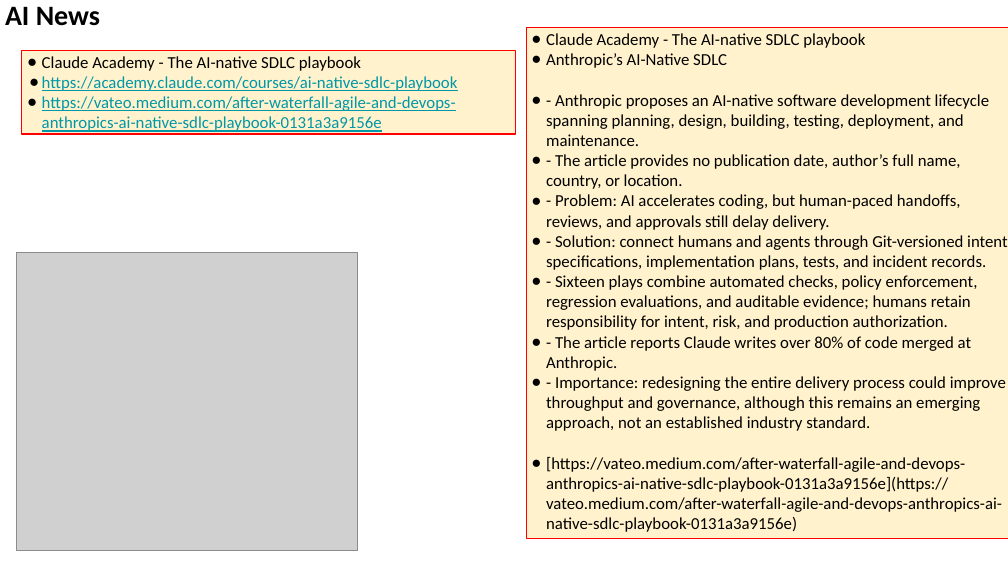
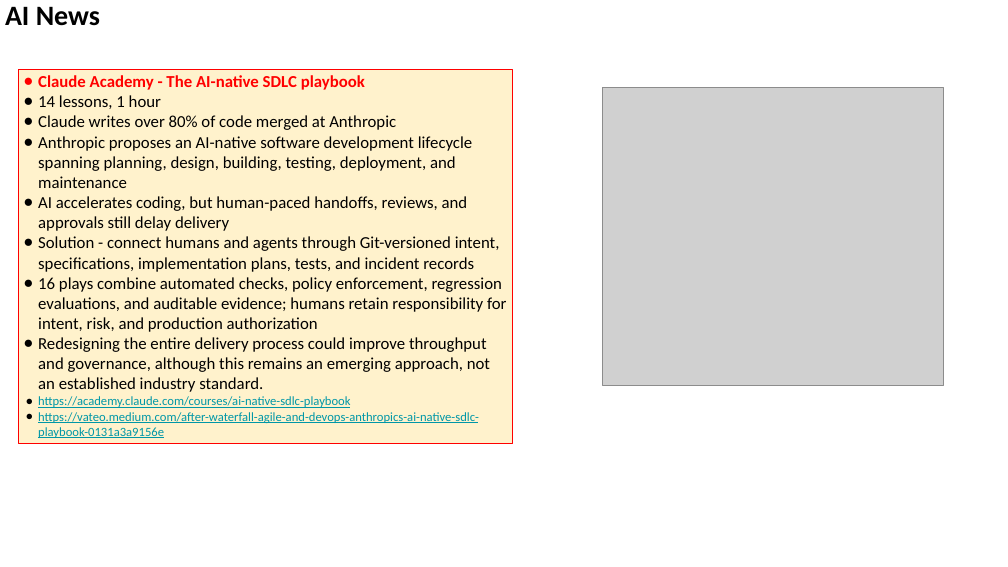
Before and after one commit to lselector/seminar, a slide deck: slide 10 of 2026/2026-10-30-AI-News.pptx (slide 9 before the commit). Drawn at 1008x567 pixels with LibreOffice and Linux fonts; fonts in the diff are those of the drawing; grey boxes stand for pictures. Boxes give left, top, right and bottom in pixels: in the first picture for what was removed or moved away, otherwise in the second. Text is boxed around its words. In the diff, an @@ line names an element or a change of style, - is before the commit and + after.

```diff
--- a/2026/2026-10-30-AI-News.pptx
+++ b/2026/2026-10-30-AI-News.pptx
@@ rectangle removed at (x1=22, y1=50, x2=516, y2=134) @@
-● Claude Academy - The AI-native SDLC playbook
-● https://academy.claude.com/courses/ai-native-sdlc-playbook
-● https://vateo.medium.com/after-waterfall-agile-and-devops-anthropics-ai-native-sdlc-playbook-0131a3a9156e
@@ rectangle "Claude Academy - The AI-native ..." resized from (x1=526, y1=28, x2=1008, y2=539) to (x1=18, y1=70, x2=512, y2=444) @@
@@ text in rectangle at (x1=38, y1=75, x2=365, y2=90): text colour #000000 to #FF0000, bold on in "Claude Academy - The AI-native SDLC playbook"; bullet colour #000000 to #FF0000 @@
@@ picture moved from (x1=17, y1=252, x2=358, y2=549) to (x1=603, y1=88, x2=943, y2=385) @@
@@ text in rectangle at (x1=38, y1=95, x2=506, y2=438): text changed @@
-● Anthropic’s AI-Native SDLC
-● - Anthropic proposes an AI-native software development lifecycle spanning planning, design, building, testing, deployment, and maintenance.
-● - The article provides no publication date, author’s full name, country, or location.
-● - Problem: AI accelerates coding, but human-paced handoffs, reviews, and approvals still delay delivery.
-● - Solution: connect humans and agents through Git-versioned intent, specifications, implementation plans, tests, and incident records.
-● - Sixteen plays combine automated checks, policy enforcement, regression evaluations, and auditable evidence; humans retain responsibility for intent, risk, and production authorization.
-● - The article reports Claude writes over 80% of code merged at Anthropic.
-● - Importance: redesigning the entire delivery process could improve throughput and governance, although this remains an emerging approach, not an established industry standard.
-● [https://vateo.medium.com/after-waterfall-agile-and-devops-anthropics-ai-native-sdlc-playbook-0131a3a9156e](https://vateo.medium.com/after-waterfall-agile-and-devops-anthropics-ai-native-sdlc-playbook-0131a3a9156e)
+● 14 lessons, 1 hour
+● Claude writes over 80% of code merged at Anthropic
+● Anthropic proposes an AI-native software development lifecycle spanning planning, design, building, testing, deployment, and maintenance
+● AI accelerates coding, but human-paced handoffs, reviews, and approvals still delay delivery
+● Solution - connect humans and agents through Git-versioned intent, specifications, implementation plans, tests, and incident records
+● 16 plays combine automated checks, policy enforcement, regression evaluations, and auditable evidence; humans retain responsibility for intent, risk, and production authorization
+● Redesigning the entire delivery process could improve throughput and governance, although this remains an emerging approach, not an established industry standard.
+● https://academy.claude.com/courses/ai-native-sdlc-playbook
+● https://vateo.medium.com/after-waterfall-agile-and-devops-anthropics-ai-native-sdlc-playbook-0131a3a9156e
```
Also in this commit, not shown: 12 other slides changed, 7 slides added, 5 slides removed.
